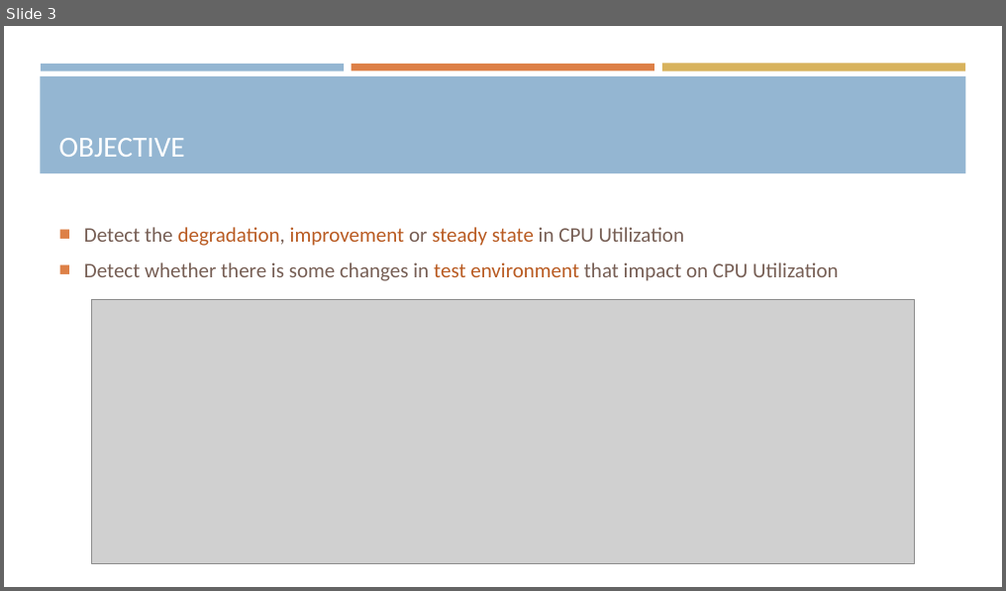
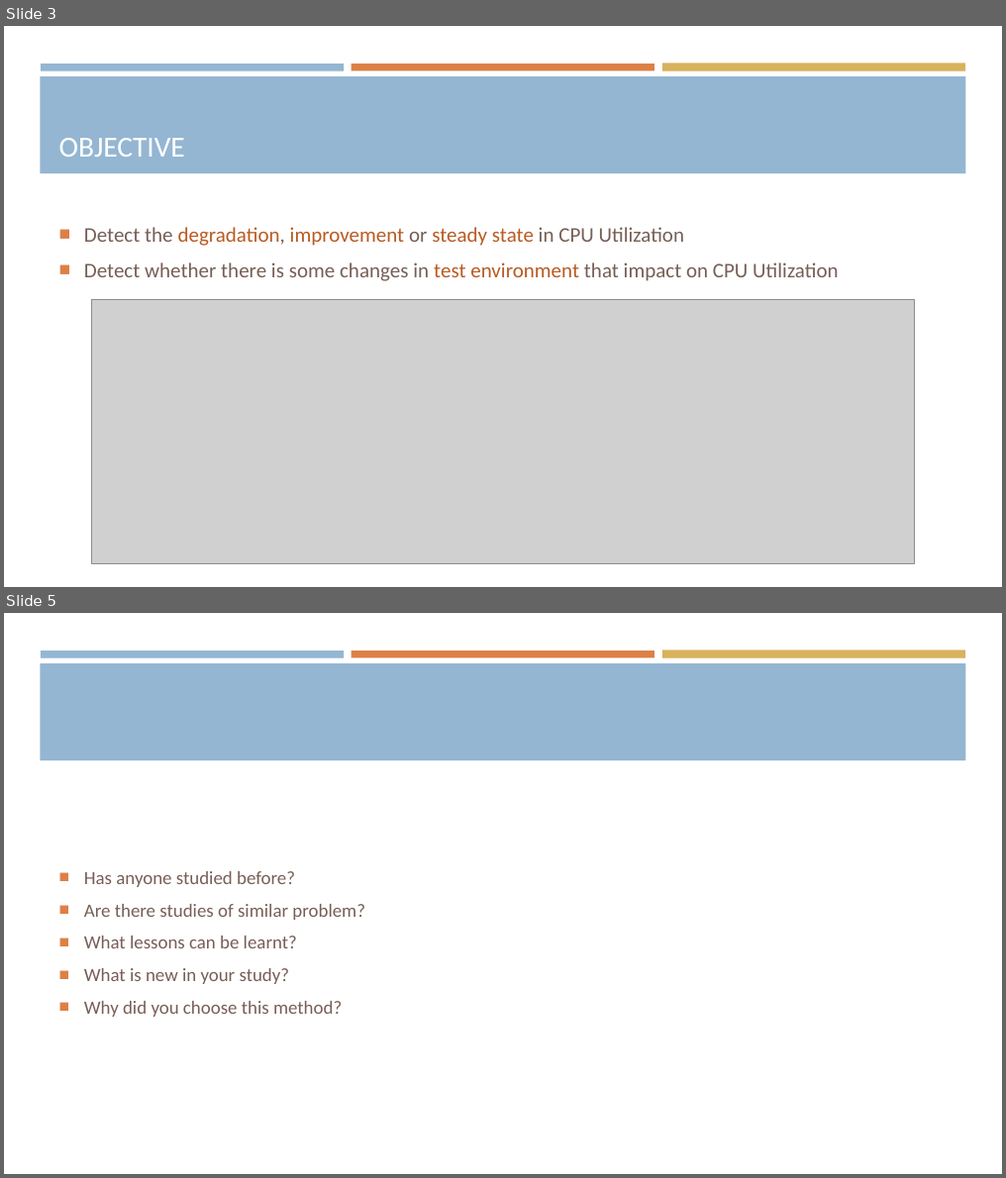
Before and after one commit to araea382/MT, a slide deck: Presentation/1-Proposal seminar.pptx. Shown one above the other, each under a label of ours: slide 3 before the commit, slides 3 and 5 after it; the slides between them are not shown. The pictures are 1006x591 and 1006x1178 pixels, drawn with LibreOffice and Linux fonts; fonts in the diff are those of the drawing; grey boxes stand for pictures. Boxes give left, top, right and bottom in pixels: in the first picture for what was removed or moved away, otherwise in the second. Text is boxed around its words. In the diff, an @@ line names an element or a change of style, - is before the commit and + after.

```diff
--- a/Presentation/1-Proposal seminar.pptx
+++ b/Presentation/1-Proposal seminar.pptx
@@ slide 5 added at <box>4,613,1002,1174</box>, background #FFFFFF; not listed: 4 template elements that a slide beside it also shows @@
@@ text added at <box>84,871,365,1017</box>, 18 pt, text #775F55 @@
+■ Has anyone studied before?
+■ Are there studies of similar problem?
+■ What lessons can be learnt?
+■ What is new in your study?
+■ Why did you choose this method?
```
Also in this commit, not shown: 3 slides changed, 2 other slides added, 4 other files.
